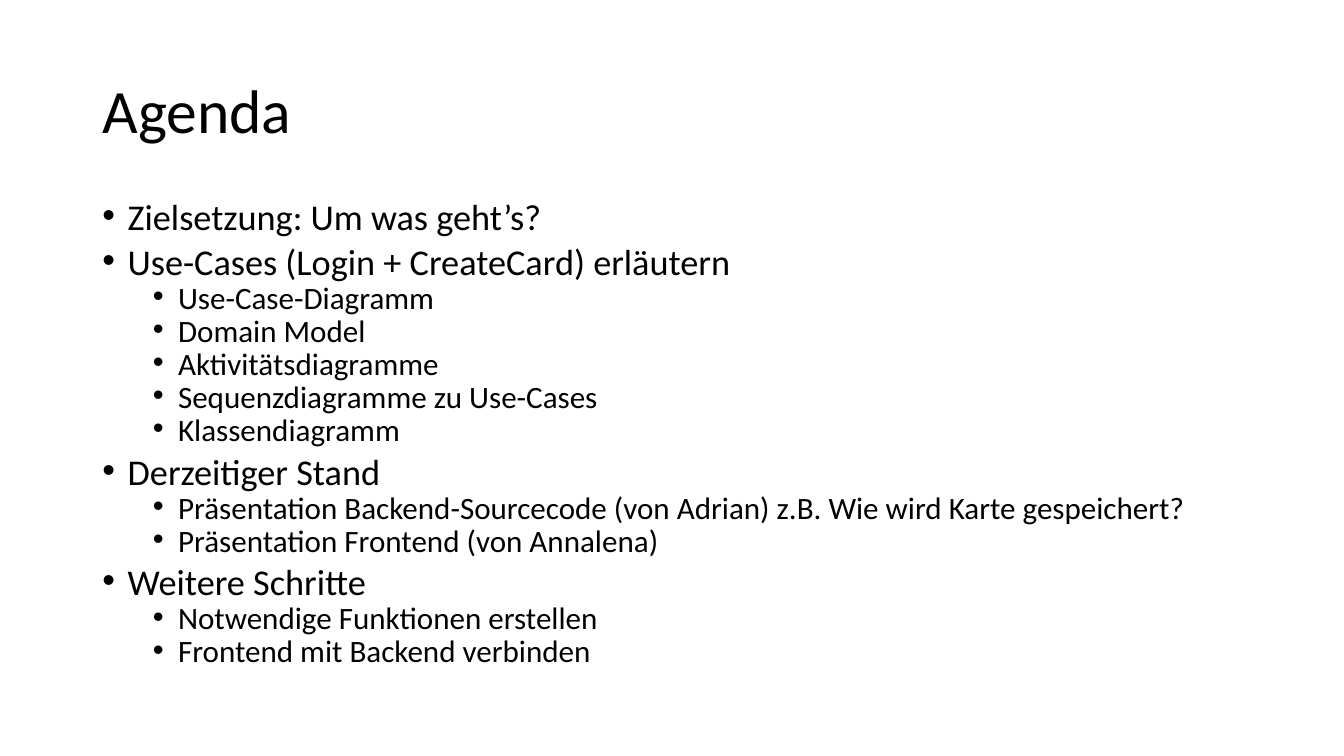
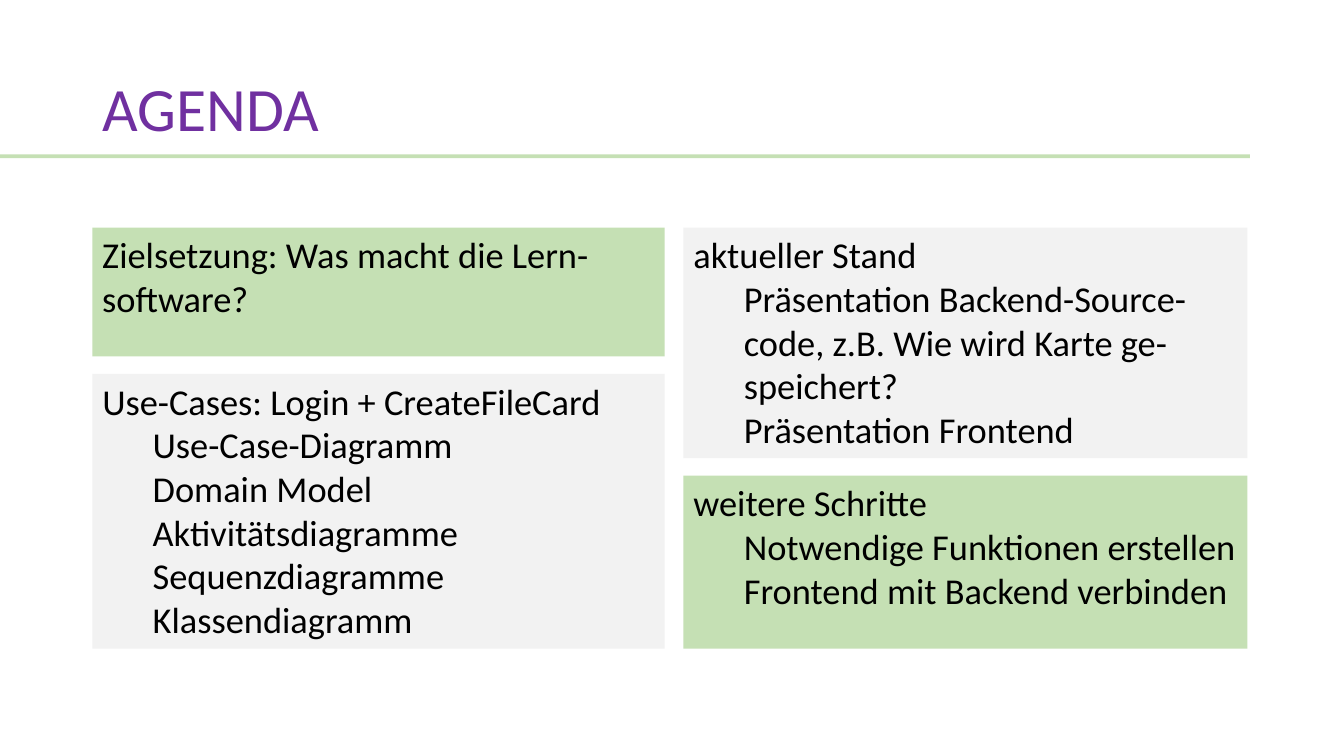
Before and after one commit to WI18C/Lernsoftware, a slide deck: slide 2 of Zwischenpräsentation.pptx. Drawn at 1344x756 pixels with LibreOffice and Linux fonts; fonts in the diff are those of the drawing. Boxes give left, top, right and bottom in pixels: in the first picture for what was removed or moved away, otherwise in the second. Text is boxed around its words. In the diff, an @@ line names an element or a change of style, - is before the commit and + after.

```diff
--- a/Zwischenpräsentation.pptx
+++ b/Zwischenpräsentation.pptx
@@ title at [102, 91, 318, 132]: text changed; text colour #000000 to #7030A0 @@
-Agenda
+AGENDA
@@ rectangle added at [0, 154, 1250, 158], fill #C5E0B4 @@
@@ text removed at [128, 204, 1184, 663] @@
-• Zielsetzung: Um was geht’s?
-• Use-Cases (Login + CreateCard) erläutern
-  • Use-Case-Diagramm
-  • Domain Model
-  • Aktivitätsdiagramme
-  • Sequenzdiagramme zu Use-Cases
-  • Klassendiagramm
-• Derzeitiger Stand
-  • Präsentation Backend-Sourcecode (von Adrian) z.B. Wie wird Karte gespeichert?
-  • Präsentation Frontend (von Annalena)
-• Weitere Schritte
-  • Notwendige Funktionen erstellen
-  • Frontend mit Backend verbinden
@@ rectangle added at [93, 228, 665, 357], fill #C5E0B4, 26 pt, text #000000 @@
+Zielsetzung: Was macht die Lern-software?
@@ rectangle added at [684, 228, 1247, 459], fill #F2F2F2, 26 pt, text #000000 @@
+aktueller Stand
+  Präsentation Backend-Source-code, z.B. Wie wird Karte ge-speichert?
+  Präsentation Frontend
@@ rectangle added at [93, 374, 665, 649], fill #F2F2F2, 26 pt, text #000000 @@
+Use-Cases: Login + CreateFileCard
+  Use-Case-Diagramm
+  Domain Model
+  Aktivitätsdiagramme
+  Sequenzdiagramme
+  Klassendiagramm
@@ rectangle added at [684, 476, 1247, 649], fill #C5E0B4, 26 pt, text #000000 @@
+weitere Schritte
+  Notwendige Funktionen erstellen
+  Frontend mit Backend verbinden
```
Also in this commit, not shown: 9 other slides changed, 5 slides added, 2 slides removed.
